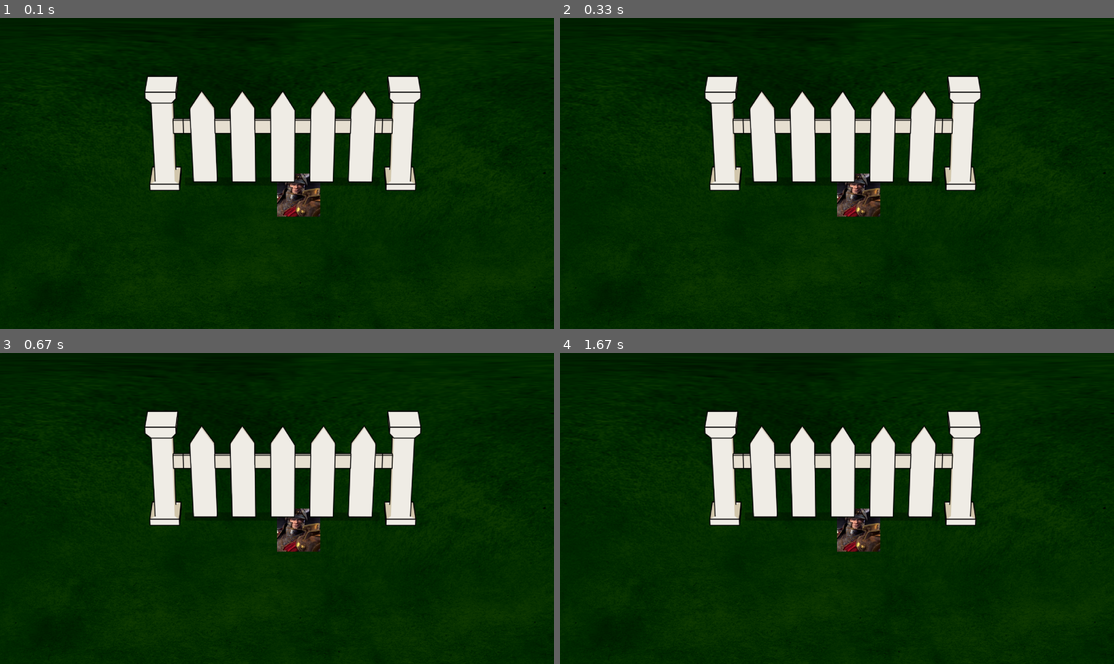
Above: before the commit, frames 1-4 (two rows, left to right).
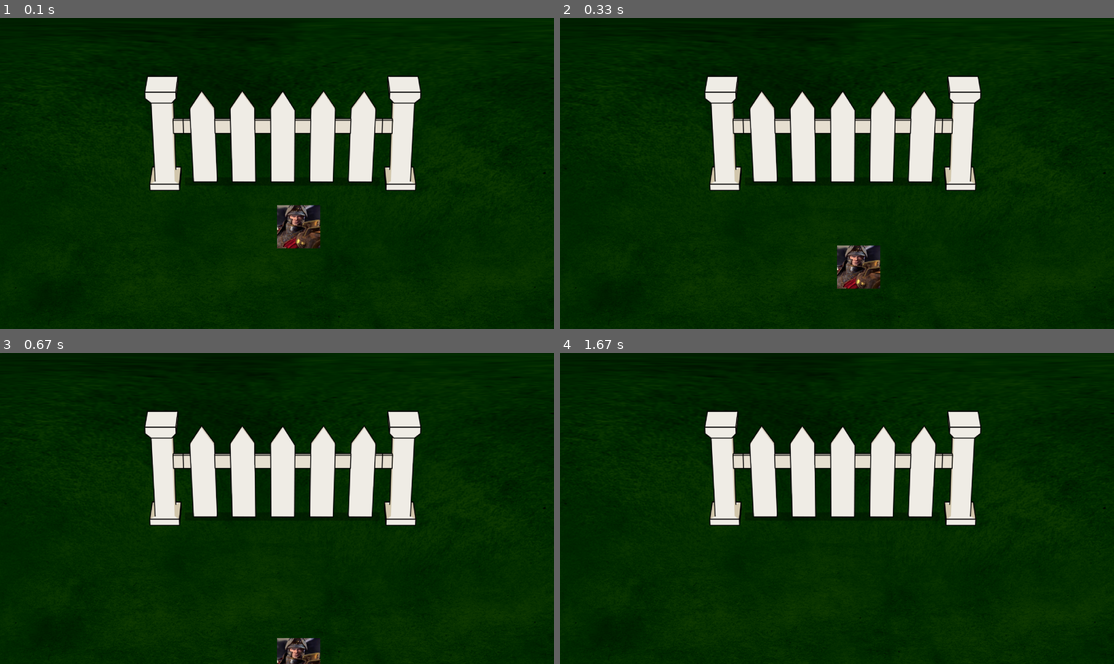
Above: after the commit, the same moments.

Repository: ZjTaylor55/portfolio
Game: pygame game, started from movingkarl/movekarl2.py
The game is run twice, just before and just after one commit, with the same random seed, the same clock (stepped at 60 frames per second) and the same inputs.
Inputs:
- Up to frame 1 (0.1 s): no input
- Up to frame 2 (0.33 s): no input
- Up to frame 3 (0.67 s): no input
- Up to frame 4 (1.67 s): no input

The runs differ from the first frame. In frame 1, 1.7% of the frame differs, in the area x 50-58%, y 50-75%; in frame 2, 2.0%, in the area x 50-58%, y 50-88%; in frame 3, 1.5%; in frame 4, 0.9%.

Commit message:
Add files via upload
Collision now works better, however issue still persists that Karl cannot go above the fence on the right hand side

Diff:
--- a/movingkarl/movekarl2.py
+++ b/movingkarl/movekarl2.py
@@ -26,7 +26,7 @@
                 karl_rect.center = (150, 150)
                 #karl's initial position
                 self.x = 960
-                self.y = 540
+                self.y = 600
                 self.velocity = 10
 
         #spawn karl
@@ -61,8 +61,11 @@
                 if event.type == quit:
                         running = False
 
-        if user.y < fence.y+200 and user.x >fence.x:
+        #collision
+        if user.y == fence.y+400 and user.x > fence.x+200 or user.x <= 1440:
                 user.y += 10
+        if user.y == fence.y and user.x > fence.x+200:
+                user.y -= 10
 
         #user input to move karl
         keys = pygame.key.get_pressed()
@@ -79,6 +82,8 @@
         if keys[pygame.K_s]:
                 user.y += user.velocity
 
+        #karl's coordinates for debugging
+        print(user.x, user.y, fence.x)
         #actually spawns karl
         user.draw(window)
         fence.draw(window)
